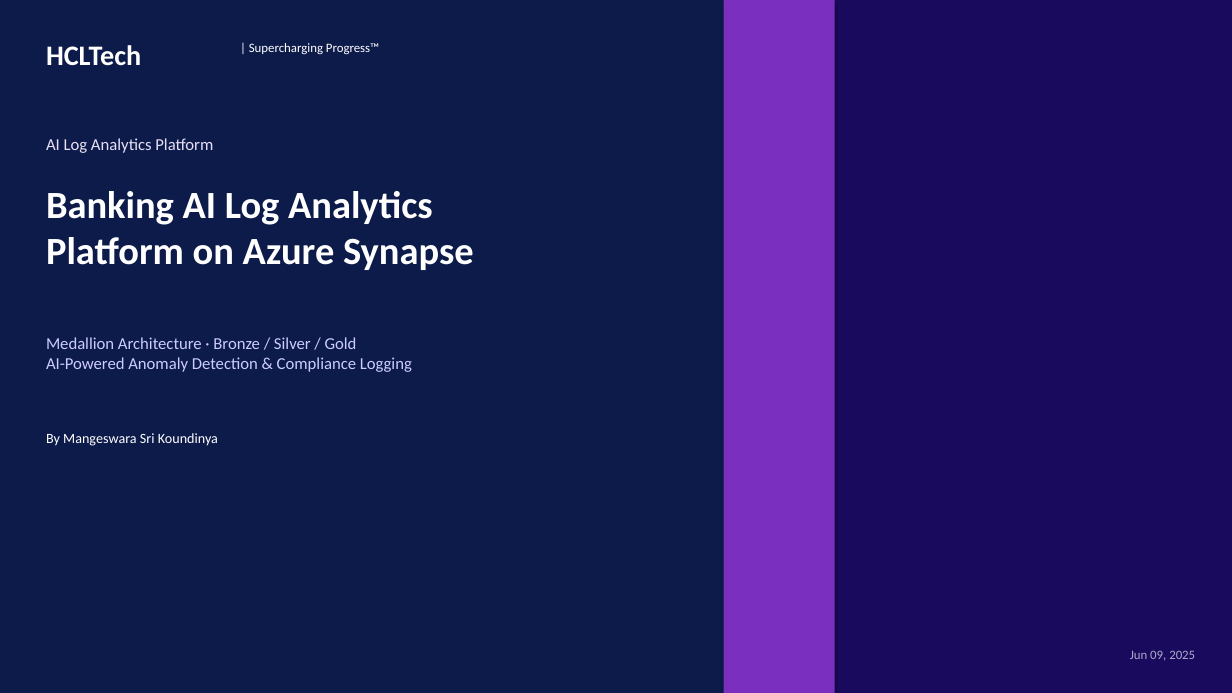
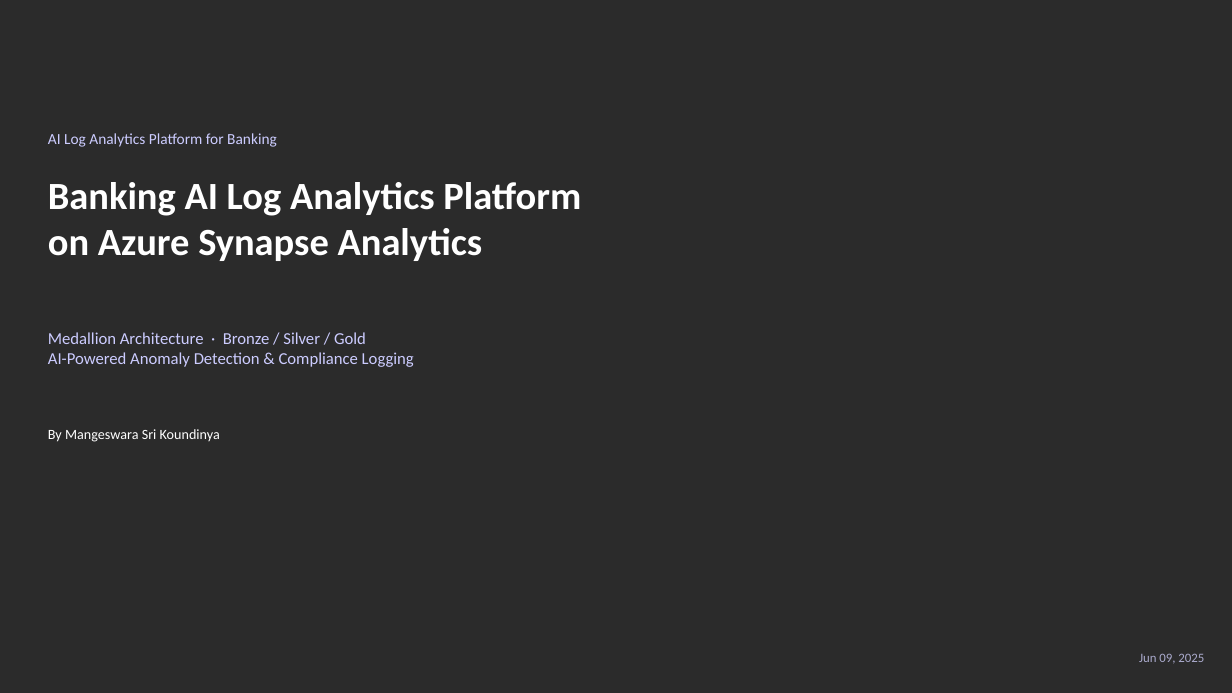
Before and after one commit to koundinyapappu-boop/ai-log-data-platform, a slide deck: slide 1 of docs/AI_Log_Analytics_Platform_HCLTech.pptx. Drawn at 1232x693 pixels with LibreOffice and Linux fonts; fonts in the diff are those of the drawing; background and template pictures are left out; a plain dark background stands for a picture behind light text. Boxes give left, top, right and bottom in pixels: in the first picture for what was removed or moved away, otherwise in the second. Text is boxed around its words. In the diff, an @@ line names an element or a change of style, - is before the commit and + after.

```diff
--- a/docs/AI_Log_Analytics_Platform_HCLTech.pptx
+++ b/docs/AI_Log_Analytics_Platform_HCLTech.pptx
@@ background #FFFFFF to picture (left out) @@
@@ rectangle removed at (0,0,1232,693) @@
@@ rectangle removed at (724,0,835,693) @@
@@ rectangle removed at (788,0,1232,693) @@
@@ text removed at (46,45,141,66) @@
-HCLTech
@@ text removed at (249,43,379,55) @@
-| Supercharging Progress™
@@ text at (48,133,277,147): text changed; size 13 to 12 pt; text colour #E8E0F5 to #CCCCFF @@
-AI Log Analytics Platform
+AI Log Analytics Platform for Banking
@@ text at (48,182,581,261): text changed @@
-Banking AI Log Analytics
-Platform on Azure Synapse
+Banking AI Log Analytics Platform
+on Azure Synapse Analytics
@@ text "Medallion Architecture · Bronze / ...": place and size @@
-text "Medallion Architecture · Bronze / ..." at (46,337,412,372)
+text "Medallion Architecture · Bronze / ..." at (48,332,414,367)
@@ text "By Mangeswara Sri Koundinya": place and size @@
-text "By Mangeswara Sri Koundinya" at (46,433,218,446)
+text "By Mangeswara Sri Koundinya" at (48,429,220,442)
@@ text "Jun 09, 2025": place and size @@
-text "Jun 09, 2025" at (1130,650,1195,661)
+text "Jun 09, 2025" at (1139,653,1204,664)
```
Also in this commit, not shown: 6 other slides changed, 1 slide added, 1 slide removed.
